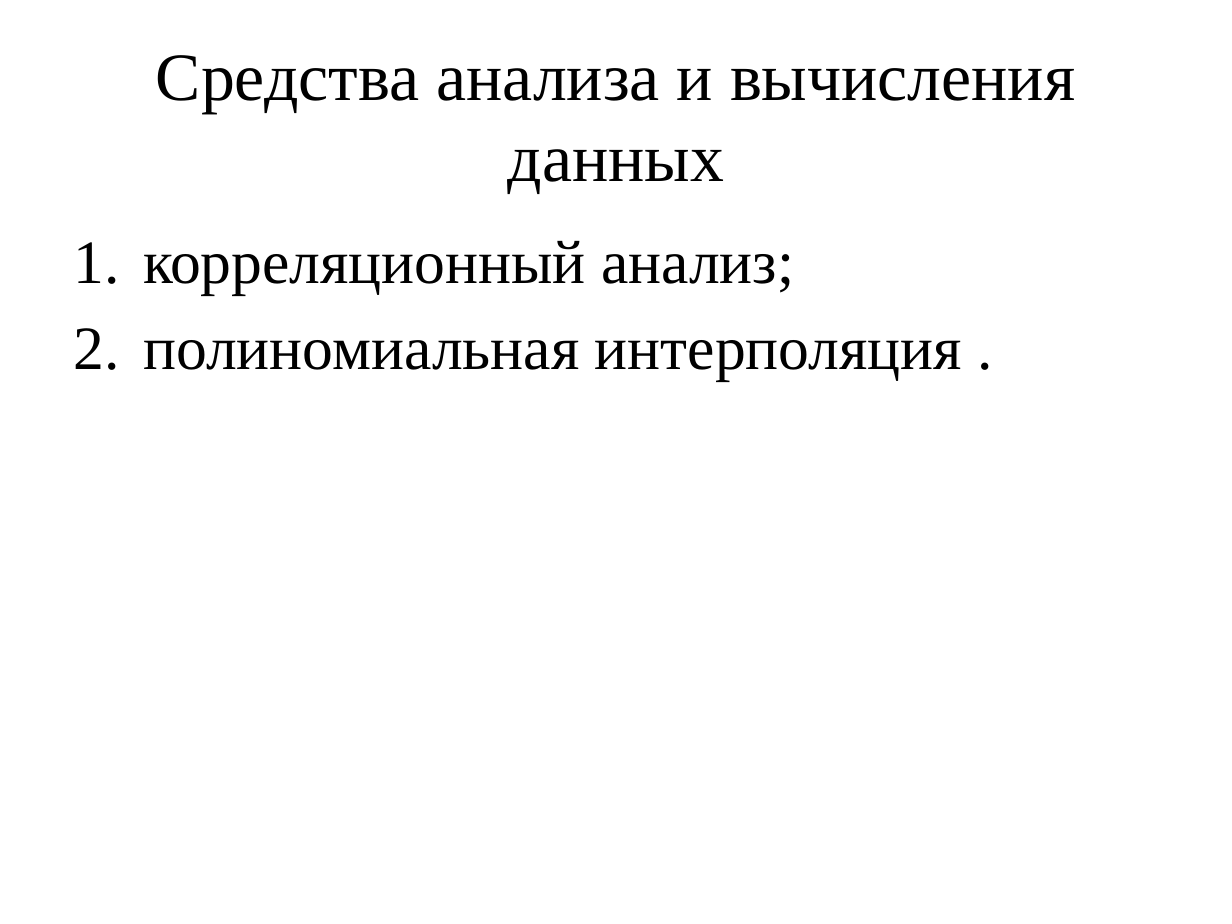
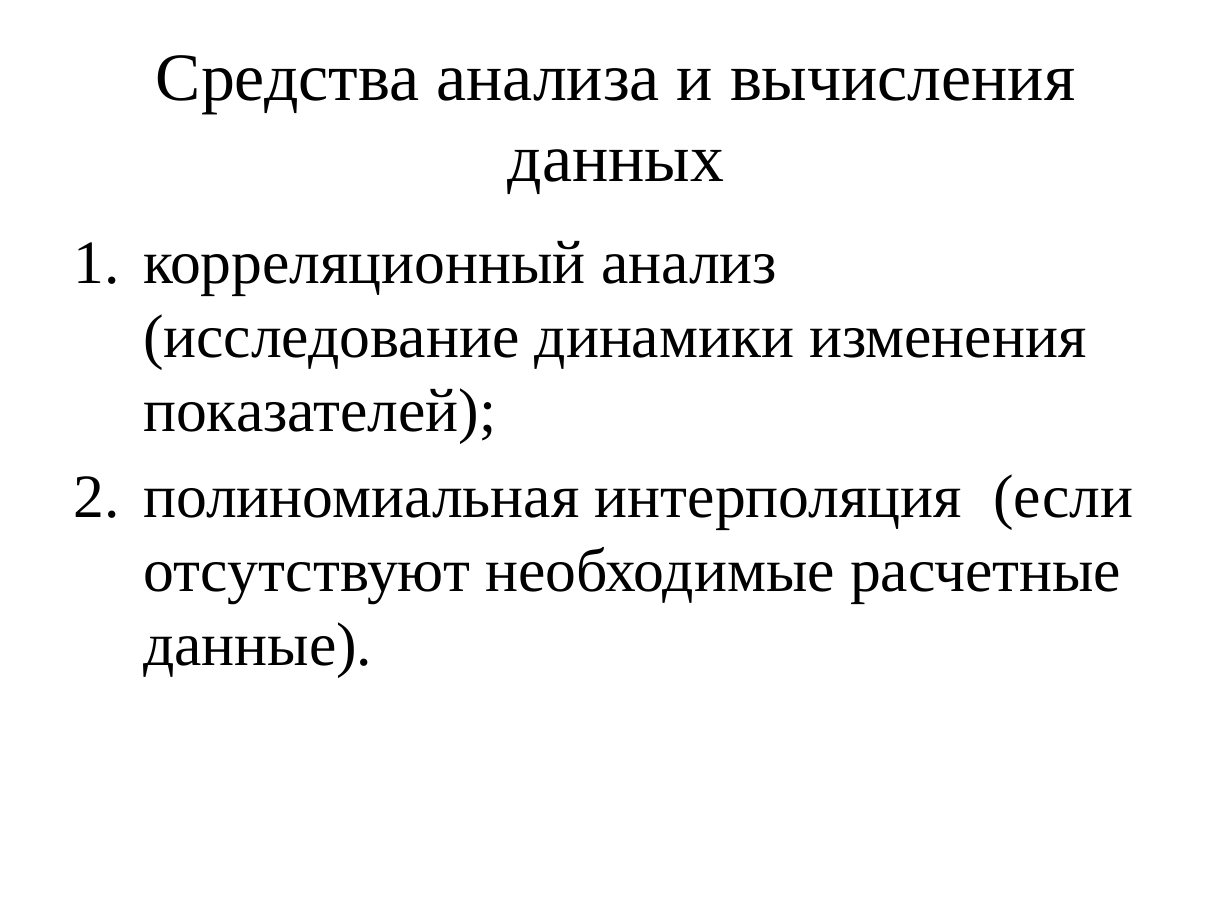
Before and after one commit to qwe86/dir, a slide deck: slide 7 of НИР_Бажаев.pptx (slide 5 before the commit). Drawn at 1232x924 pixels with LibreOffice and Linux fonts; fonts in the diff are those of the drawing. Boxes give left, top, right and bottom in pixels: in the first picture for what was removed or moved away, otherwise in the second. Text is boxed around its words. In the diff, an @@ line names an element or a change of style, - is before the commit and + after.

```diff
--- a/НИР_Бажаев.pptx
+++ b/НИР_Бажаев.pptx
@@ text at bbox=[143, 241, 1133, 676]: text changed @@
-1. корреляционный анализ;
-2. полиномиальная интерполяция .
+1. корреляционный анализ (исследование динамики изменения показателей);
+2. полиномиальная интерполяция (если отсутствуют необходимые расчетные данные).
```
Also in this commit, not shown: 5 other slides changed, 5 slides added, 1 slide removed.
